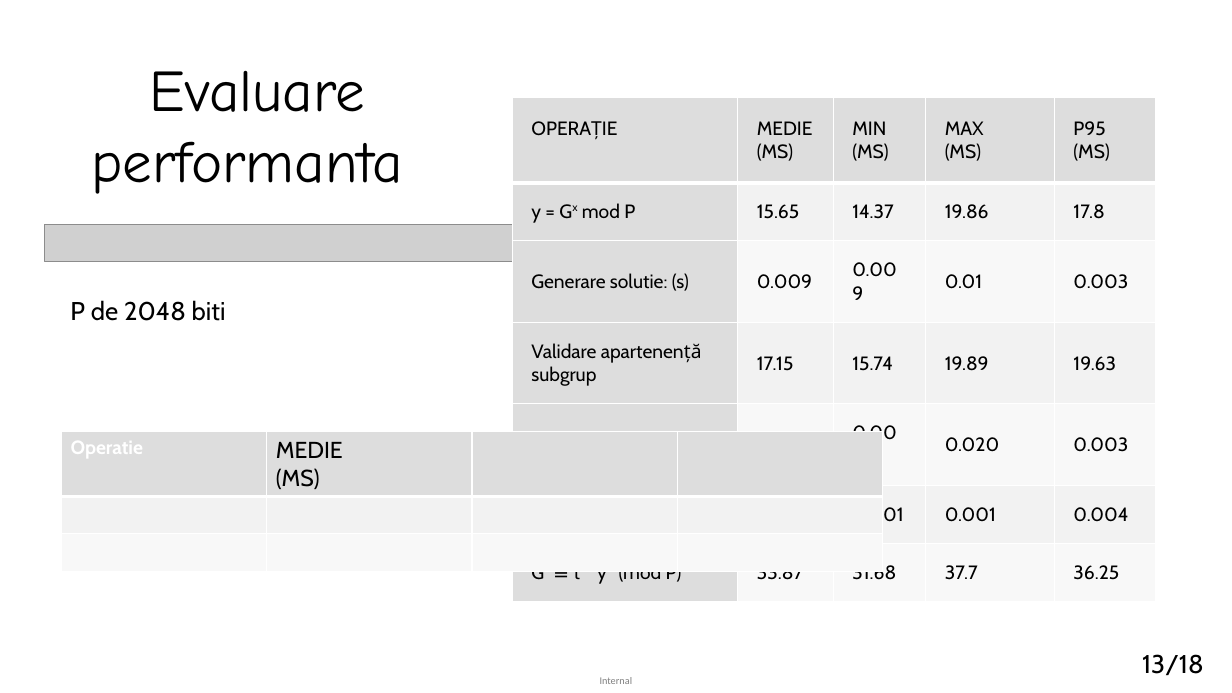
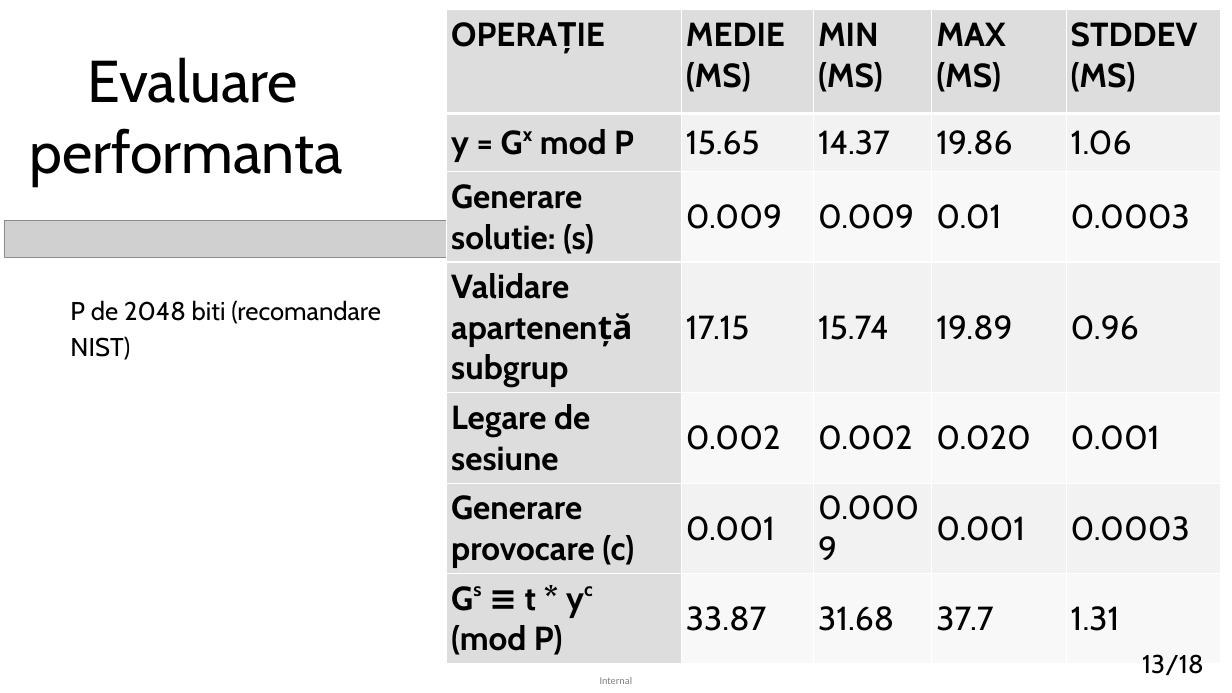
Before and after one commit to matei-rares-a/acas, a slide deck: slide 13 of docs/prezentare/current_draft/disertatie_matei_rares_prezentare_main.pptx. Drawn at 1232x693 pixels with LibreOffice and Linux fonts; fonts in the diff are those of the drawing; grey boxes stand for pictures. Boxes give left, top, right and bottom in pixels: in the first picture for what was removed or moved away, otherwise in the second. Text is boxed around its words. In the diff, an @@ line names an element or a change of style, - is before the commit and + after.

```diff
--- a/docs/prezentare/current_draft/disertatie_matei_rares_prezentare_main.pptx
+++ b/docs/prezentare/current_draft/disertatie_matei_rares_prezentare_main.pptx
@@ table at [446,10,1221,659] @@
-row 1, column 5: P95 / (MS)
+row 1, column 5: STDDEV / (MS)
-row 2, column 5: 17.8
+row 2, column 5: 1.06
-row 3, column 5: 0.003
+row 3, column 5: 0.0003
-row 4, column 5: 19.63
+row 4, column 5: 0.96
-row 5, column 5: 0.003
+row 5, column 5: 0.001
-row 6: Generare provocare (c) | 0.003 | 0.001 | 0.001 | 0.004
+row 6: Generare provocare (c) | 0.001 | 0.0009 | 0.001 | 0.0003
-row 7, column 5: 36.25
+row 7, column 5: 1.31
@@ size 15 to 26 pt in "OPERAȚIE", "MEDIE", "(MS)", "MIN" and 25 more places @@
@@ bold on in "OPERAȚIE", "MEDIE", "(MS)", "MIN" and 9 more places @@
@@ table: place and size @@
-table at [512,98,1155,588]
+table at [446,10,1221,659]
@@ title "Evaluare performanta": place and size @@
-title "Evaluare performanta" at [92,71,404,194]
+title "Evaluare performanta" at [30,57,343,186]
@@ title "Evaluare performanta" at [30,57,343,186]: font Comic Neue to Cabin @@
@@ picture: place and size @@
-picture at [44,225,512,262]
+picture at [4,221,453,258]
@@ freeform shape added at [64,245,456,248], fill #DDDDDD, outline #DDDDDD 3 pt @@
@@ text at [70,300,381,360]: text changed @@
-P de 2048 biti
+P de 2048 biti (recomandare NIST)
@@ table removed at [61,432,882,571], 3 rows, 4 columns @@
-Operatie | MEDIE / (MS) |  | 
- |  |  | 
- |  |  | 
```
Also in this commit, not shown: 11 other slides changed, 1 slide removed, 3 other files.
